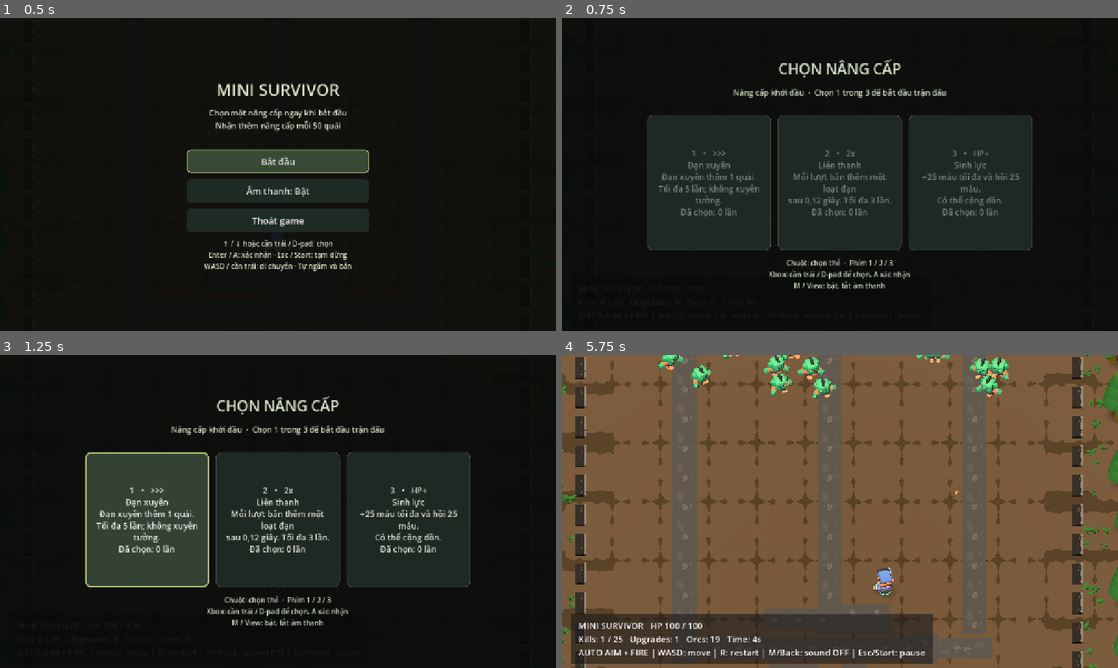
Above: before the commit, frames 1-4 (two rows, left to right).
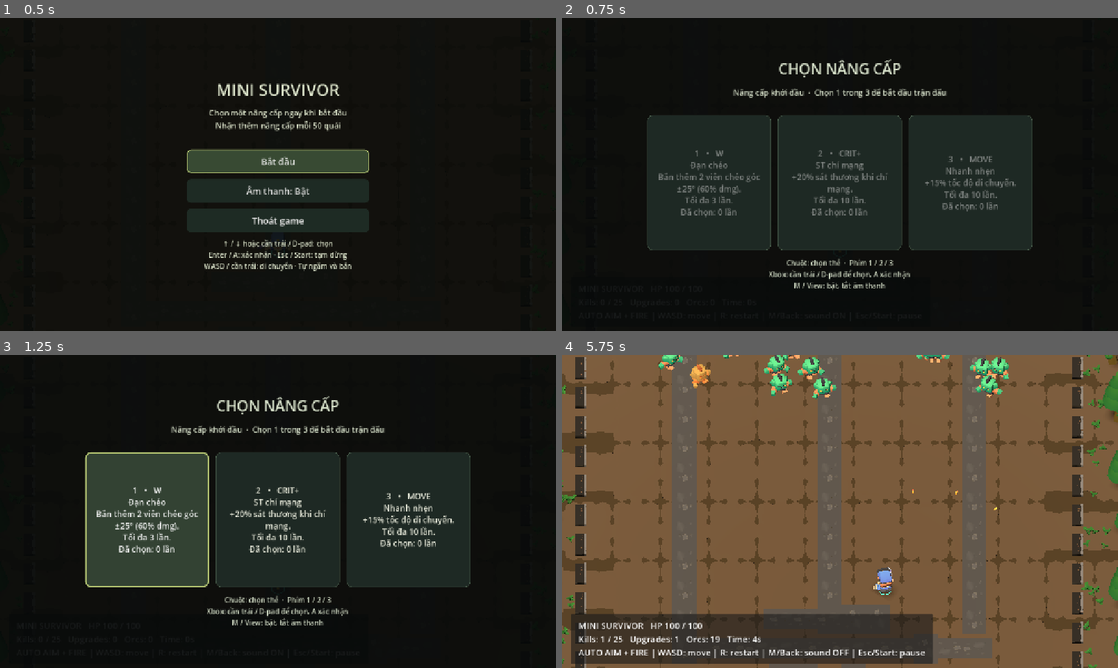
Above: after the commit, the same moments.

Repository: theduykh/mini-survivor
Game: Godot game, scene res://scenes/world.tscn
Two runs of this game, one before a commit and one after it. Both use one fixed random seed, a clock stepped at 60 frames per second and the inputs below. Sound files missing from this copy of the repository are replaced by a short silence.
Inputs (mouse positions are in pixels of both pictures, inside the frame that each line leads up to):
- Up to frame 1 (0.5 s): no input
- Up to frame 2 (0.75 s): click "Bắt đầu" at 0.5 s
- Up to frame 3 (1.25 s): no input
- Up to frame 4 (5.75 s): click (706, 520) at 1.25 s, where only the run before the commit has a clickable "1 • >>> Đạn xuyên Đạn xuyên t…"; tap Enter at 2 s; move the mouse to (962, 495) at 2.02 s; hold D (move_right) 2.03-2.75 s; hold M (toggle_audio) 2.03-2.75 s; click (962, 495) at 2.17 s; tap Space at 2.27, 5.27 s; drag from (728, 527) to (812, 574) at 2.77 s; move the mouse to (895, 442) at 3.52 s; hold D (move_right) 3.53-4.25 s; tap Keypad Enter at 3.6 s; drag from (812, 574) to (673, 464) at 4.27 s; move the mouse to (1006, 558) at 5.02 s; hold A (move_left) from 5.03 s (still down); tap 3 at 5.1 s

Frame 1 is identical in both runs. In frame 2, 2.2% of the frame differs, in the area x 17-83%, y 42-64%; in frame 3, 2.7%; in frame 4, 0.2%.

Commit message:
feat: add projectile, weapon, and upgrade systems with smoke tests

Diff:
--- a/scripts/projectile.gd
+++ b/scripts/projectile.gd
@@ -8,10 +8,12 @@
 
 var direction := Vector3.FORWARD
 var shooter: CharacterBody3D
+var base_damage: int = 0
 var _travelled: float = 0.0
 var _spent: bool = false
 var pierces_left: int = 0
 var bounces_left: int = 0
+var _pierce_hits: int = 0
 var _hit_bodies: Array[RID] = []
 
 @onready var sweep: ShapeCast3D = $Sweep
@@ -57,6 +59,8 @@
 			return
 		_hit_bodies.append(body_rid)
 		sweep.add_exception_rid(body_rid)
+		if base_damage <= 0:
+			base_damage = damage
 		body.take_damage(damage)
 	impacted.emit(hit)
 	if is_instance_valid(body) and body.has_method("take_damage"):
@@ -65,6 +69,11 @@
 			return
 		if pierces_left > 0:
 			pierces_left -= 1
+			_pierce_hits += 1
+			if _pierce_hits == 1:
+				damage = maxi(1, int(round(base_damage * 0.7)))
+			else:
+				damage = maxi(1, int(round(base_damage * 0.5)))
 			return
 	_spent = true
 	queue_free()
--- a/scripts/upgrades.gd
+++ b/scripts/upgrades.gd
@@ -1,17 +1,18 @@
 extends RefCounted
 ## Inspired by Archero; these values are tuned for this prototype.
 const ALL := [
-	{"id": "attack", "title": "Cường hóa", "icon": "ATK", "description": "+30% sát thương mỗi viên đạn.\nCó thể cộng dồn.", "limit": 0},
-	{"id": "haste", "title": "Bắn nhanh", "icon": "SPD", "description": "+20% tốc độ bắn.\nTối đa 10 lần.", "limit": 10},
+	{"id": "attack", "title": "Cường hóa", "icon": "ATK", "description": "+10% sát thương mỗi viên đạn.\nCó thể cộng dồn.", "limit": 0},
+	{"id": "haste", "title": "Bắn nhanh", "icon": "SPD", "description": "+10% tốc độ bắn.\nTối đa 10 lần.", "limit": 10},
 	{"id": "vitality", "title": "Sinh lực", "icon": "HP+", "description": "+25 máu tối đa và hồi 25 máu.\nCó thể cộng dồn.", "limit": 0},
 	{"id": "front", "title": "Đạn đôi", "icon": "II", "description": "Thêm 1 viên đạn bắn thẳng.\nMỗi viên giữ nguyên sát thương. Tối đa 3 lần.", "limit": 3},
 	{"id": "burst", "title": "Liên thanh", "icon": "2x", "description": "Mỗi lượt bắn thêm một loạt đạn\nsau 0,12 giây. Tối đa 3 lần.", "limit": 3},
-	{"id": "diagonal", "title": "Đạn chéo", "icon": "W", "description": "Thêm 2 viên bắn chéo hai bên\nở góc 25 độ.", "limit": 1},
-	{"id": "piercing", "title": "Đạn xuyên", "icon": ">>>", "description": "Đạn xuyên thêm 1 quái.\nTối đa 5 lần; không xuyên tường.", "limit": 5},
+	{"id": "diagonal", "title": "Đạn chéo", "icon": "W", "description": "Bắn thêm 2 viên chéo góc ±25° (60% dmg).\nTối đa 3 lần.", "limit": 3},
+	{"id": "piercing", "title": "Đạn xuyên", "icon": ">>>", "description": "Đạn xuyên thêm 1 quái (giảm 70%, 50% dmg).\nTối đa 10 lần; không xuyên tường.", "limit": 10},
 	{"id": "ricochet", "title": "Đạn nảy", "icon": "RICO", "description": "Đạn nảy thêm 1 lần sang quái\ntrong 8 đơn vị. Tối đa 5 lần.", "limit": 5},
-	{"id": "critical", "title": "Chí mạng", "icon": "CRIT", "description": "+20 điểm % chí mạng x2 sát thương.\nTối đa 100% cơ hội chí mạng.", "limit": 5},
+	{"id": "critical", "title": "Chí mạng", "icon": "CRIT", "description": "+15 điểm % tỉ lệ chí mạng.\nTối đa 75% cơ hội chí mạng.", "limit": 5},
+	{"id": "crit_damage", "title": "ST chí mạng", "icon": "CRIT+", "description": "+20% sát thương khi chí mạng.\nTối đa 10 lần.", "limit": 10},
 	{"id": "vampire", "title": "Hấp thụ", "icon": "+HP", "description": "Hồi 2 máu mỗi khi hạ quái.\nCó thể cộng dồn.", "limit": 0},
-	{"id": "agility", "title": "Nhanh nhẹn", "icon": "MOVE", "description": "+15% tốc độ di chuyển.\nTối đa 3 lần.", "limit": 3},
+	{"id": "agility", "title": "Nhanh nhẹn", "icon": "MOVE", "description": "+15% tốc độ di chuyển.\nTối đa 10 lần.", "limit": 10},
 ]
 
 static func offers(levels: Dictionary) -> Array:
@@ -27,18 +28,19 @@
 static func apply(id: String, player: CharacterBody3D) -> void:
 	var weapon = player._weapon
 	match id:
-		"attack": weapon.damage = int(ceil(weapon.damage * 1.3))
+		"attack": weapon.damage = int(round(weapon.damage * 1.1))
 		"haste":
-			weapon.shot_interval = maxf(0.05, weapon.shot_interval / 1.2)
+			weapon.shot_interval = maxf(0.05, weapon.shot_interval / 1.1)
 			weapon._cooldown = minf(weapon._cooldown, weapon.shot_interval)
 		"vitality":
 			player.max_health += 25
 			player.heal(25)
 		"front": weapon.front_projectiles += 1
 		"burst": weapon.burst_count += 1
-		"diagonal": weapon.diagonal_shots = true
+		"diagonal": weapon.diagonal_count += 1
 		"piercing": weapon.pierce_count += 1
 		"ricochet": weapon.ricochet_count += 1
-		"critical": weapon.critical_chance = minf(1.0, weapon.critical_chance + 0.2)
+		"critical": weapon.critical_chance = minf(0.75, weapon.critical_chance + 0.15)
+		"crit_damage": weapon.critical_multiplier += 0.2
 		"agility": player.speed *= 1.15
 		# Vampire healing is applied by World on each kill.
--- a/scripts/weapon.gd
+++ b/scripts/weapon.gd
@@ -23,10 +23,13 @@
 var _recoil: Tween
 var front_projectiles: int = 1
 var burst_count: int = 1
-var diagonal_shots: bool = false
+var diagonal_count: int = 0
+var diagonal_shots: bool:
+	get: return diagonal_count > 0
 var pierce_count: int = 0
 var ricochet_count: int = 0
 var critical_chance: float = 0.0
+var critical_multiplier: float = 2.0
 
 func _ready() -> void:
 	if gun_model != null:
@@ -79,14 +82,18 @@
 	var side := Vector3(direction.z, 0, -direction.x).normalized()
 	for i in range(front_projectiles):
 		var offset := (float(i) - float(front_projectiles - 1) * 0.5) * 0.28
-		var projectile := _spawn_projectile(start + side * offset, direction)
+		var projectile := _spawn_projectile(start + side * offset, direction, false)
 		if i == 0:
 			fired.emit(projectile) # One sound per volley, even for multiple bullets.
-	if diagonal_shots:
+	if diagonal_count > 0:
 		for angle in [-25.0, 25.0]:
-			_spawn_projectile(start, direction.rotated(Vector3.UP, deg_to_rad(angle)))
+			var diag_dir := direction.rotated(Vector3.UP, deg_to_rad(angle))
+			var diag_side := Vector3(diag_dir.z, 0, -diag_dir.x).normalized()
+			for i in range(diagonal_count):
+				var offset := (float(i) - float(diagonal_count - 1) * 0.5) * 0.28
+				_spawn_projectile(start + diag_side * offset, diag_dir, true)
 
-func _spawn_projectile(start: Vector3, direction: Vector3) -> Node3D:
+func _spawn_projectile(start: Vector3, direction: Vector3, is_diagonal: bool = false) -> Node3D:
 	# Check from the body to the muzzle too: a barrel inside a wall cannot
 	# shoot through it. The shooter is excluded from both raycasts.
 	var origin := shooter.global_position + Vector3.UP * (start.y - shooter.global_position.y)
@@ -97,7 +104,12 @@
 	var projectile := projectile_scene.instantiate() as Node3D
 	projectile.direction = direction
 	projectile.shooter = shooter
-	projectile.damage = damage * 2 if randf() < critical_chance else damage
+	var is_crit := randf() < critical_chance
+	var mult := critical_multiplier if is_crit else 1.0
+	var shot_dmg := float(damage) * mult
+	if is_diagonal:
+		shot_dmg *= 0.6
+	projectile.damage = maxi(1, int(round(shot_dmg)))
 	projectile.speed = projectile_speed
 	projectile.max_distance = shot_range
 	projectile.pierces_left = pierce_count
--- a/tests/upgrades_smoke.gd
+++ b/tests/upgrades_smoke.gd
@@ -131,7 +131,9 @@
 	Upgrades.apply("agility", player)
 	player.health = 50
 	Upgrades.apply("vitality", player)
-	check(gun.damage == 130 and is_equal_approx(gun.shot_interval, 1.0 / 1.2) and is_equal_approx(gun.critical_chance, 0.2) and player.speed > 5.5 and player.max_health == 125 and player.health == 75, "Stat upgrades change actual combat values")
+	check(gun.damage == 110 and is_equal_approx(gun.shot_interval, 1.0 / 1.1) and is_equal_approx(gun.critical_chance, 0.15) and player.speed > 5.5 and player.max_health == 125 and player.health == 75, "Stat upgrades change actual combat values")
+	Upgrades.apply("crit_damage", player)
+	check(is_equal_approx(gun.critical_multiplier, 2.2), "Crit damage increases multiplier to 2.2")
 	world.upgrade_levels["vampire"] = 2
 	world._enemy_killed()
 	check(player.health == 79, "Stacked absorption heals four HP per kill")
@@ -141,7 +143,7 @@
 	await frames(3)
 	bullet(world, 1, 0)
 	await frames(25)
-	check(first.health == 90 and second.health == 90, "Piercing hits two enemies exactly once each")
+	check(first.health == 90 and second.health == 93, "Piercing hits two enemies with reduced damage on pierce")
 	clear_combat(world)
 	first = enemy(world, Vector3(0, 0.1, -3))
 	second = enemy(world, Vector3(3, 0.1, -3))
@@ -153,6 +155,7 @@
 	Upgrades.apply("front", player)
 	Upgrades.apply("burst", player)
 	Upgrades.apply("diagonal", player)
+	gun.critical_multiplier = 2.0
 	gun.critical_chance = 1.0 # Deterministic critical damage test.
 	gun.aiming = true
 	gun.aim_point = Vector3(0, 1, -10)
@@ -162,8 +165,12 @@
 	check(get_nodes_in_group("projectiles").size() == 4, "Double front shot and diagonal shot combine")
 	await frames(12)
 	check(get_nodes_in_group("projectiles").size() == 8, "Multishot repeats the entire upgraded volley")
+	var main_rounds := 0
+	var diag_rounds := 0
 	for round in get_nodes_in_group("projectiles"):
-		check(round.damage == 260, "Critical damage is doubled on real projectiles")
+		if round.damage == 220: main_rounds += 1
+		elif round.damage == 132: diag_rounds += 1
+	check(main_rounds == 4 and diag_rounds == 4, "Diagonal shots deal 60% of main projectile damage")
 	clear_combat(world)
 	world.free()
 	await frames(10)
